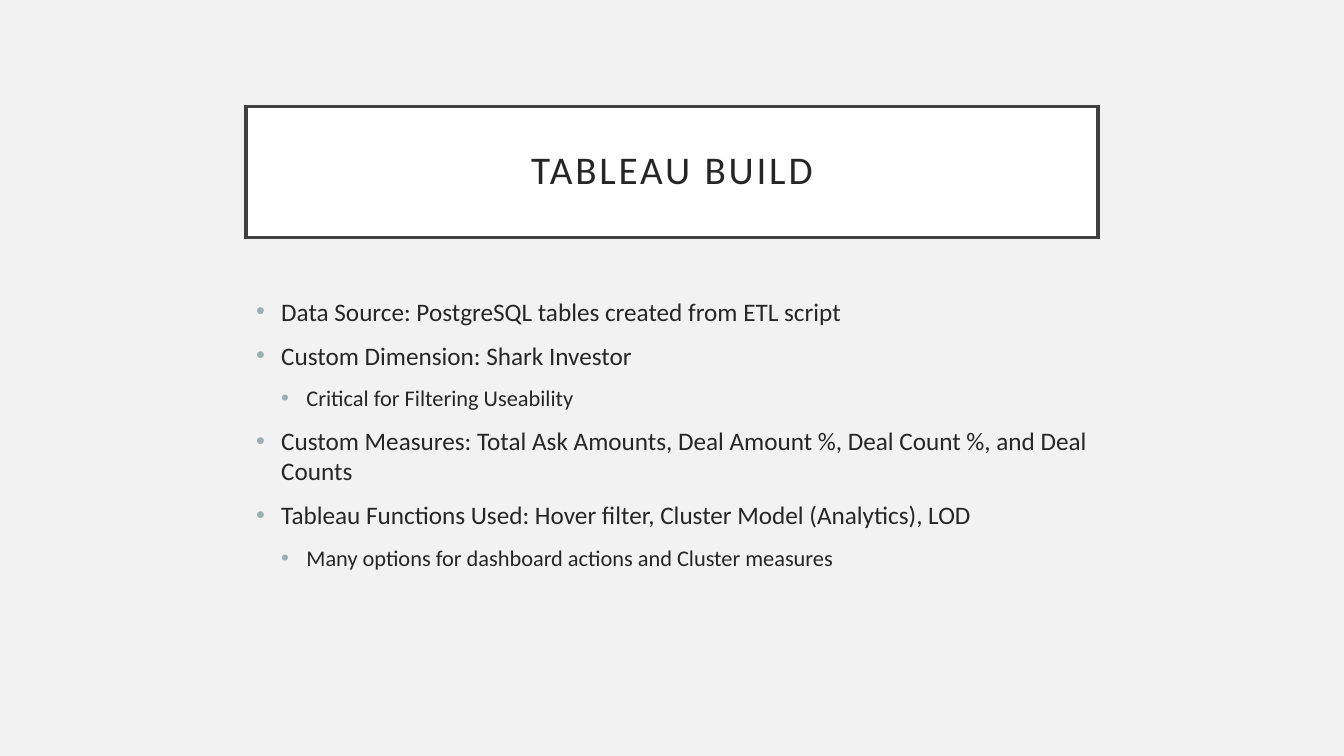
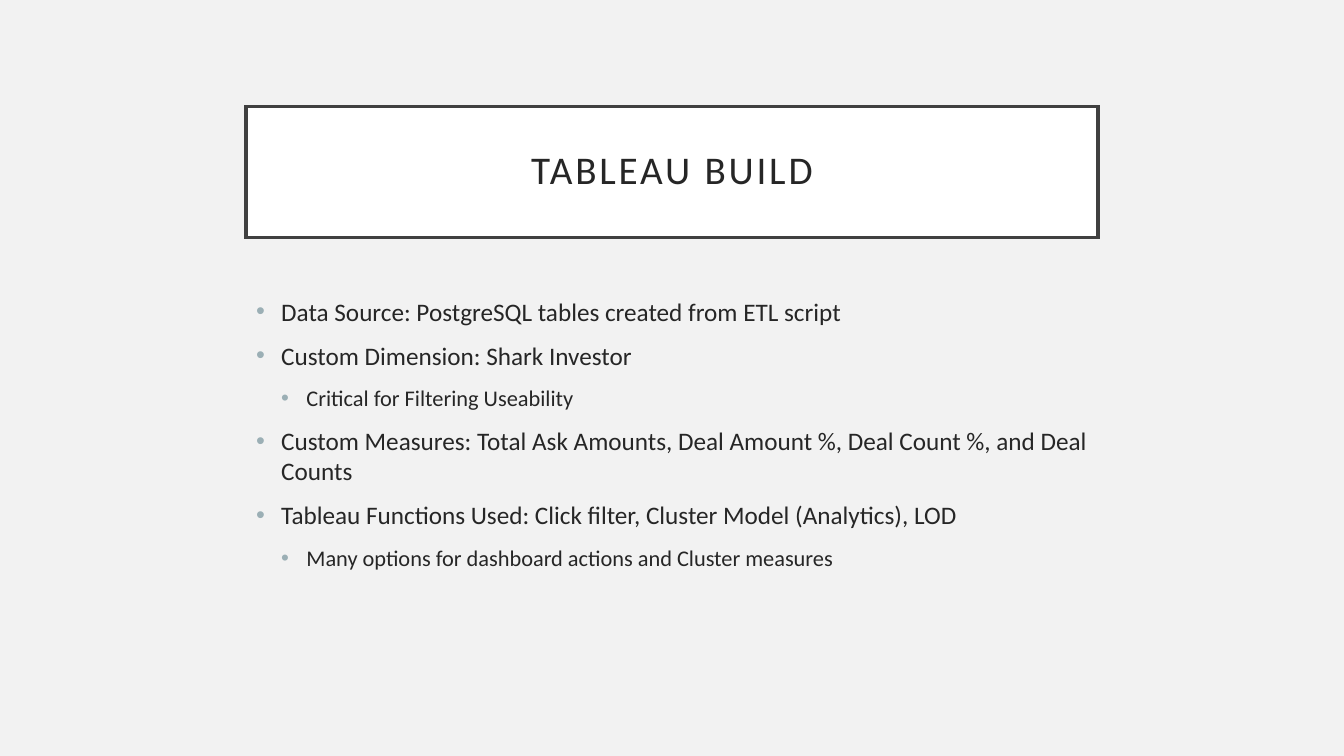
Before and after one commit to j-fair/FinalProject-Sharktank, a slide deck: slide 5 of Final Presentation - Slides v2.pptx. Drawn at 1344x756 pixels with LibreOffice and Linux fonts; fonts in the diff are those of the drawing. Boxes give left, top, right and bottom in pixels: in the first picture for what was removed or moved away, otherwise in the second. Text is boxed around its words. In the diff, an @@ line names an element or a change of style, - is before the commit and + after.

```diff
--- a/Final Presentation - Slides v2.pptx
+++ b/Final Presentation - Slides v2.pptx
@@ text at <box>281,505,956,528</box>: text changed @@
-• Tableau Functions Used: Hover filter, Cluster Model (Analytics), LOD
+• Tableau Functions Used: Click filter, Cluster Model (Analytics), LOD
```
Also in this commit, not shown: 1 other slide changed, 1 other file.
